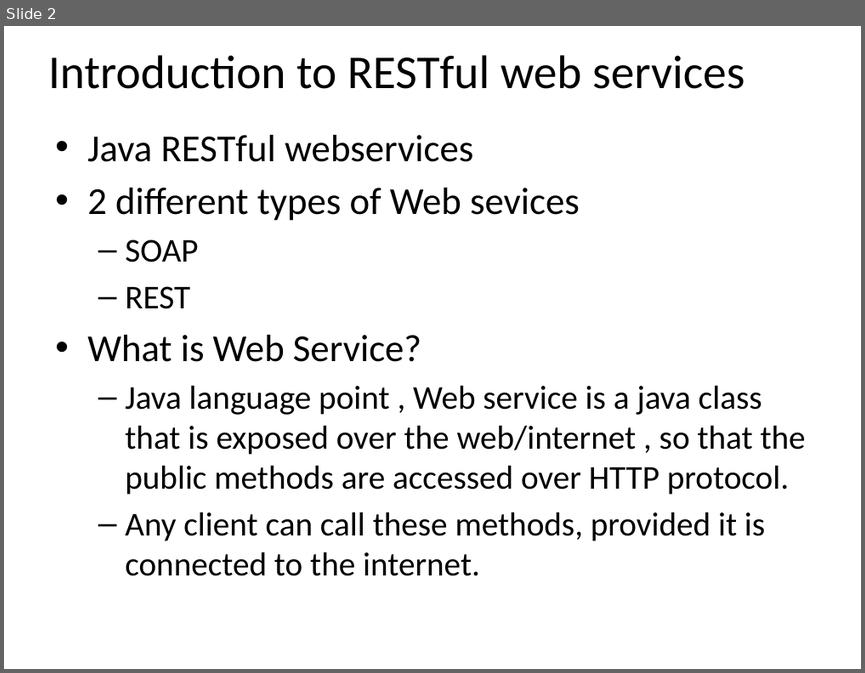
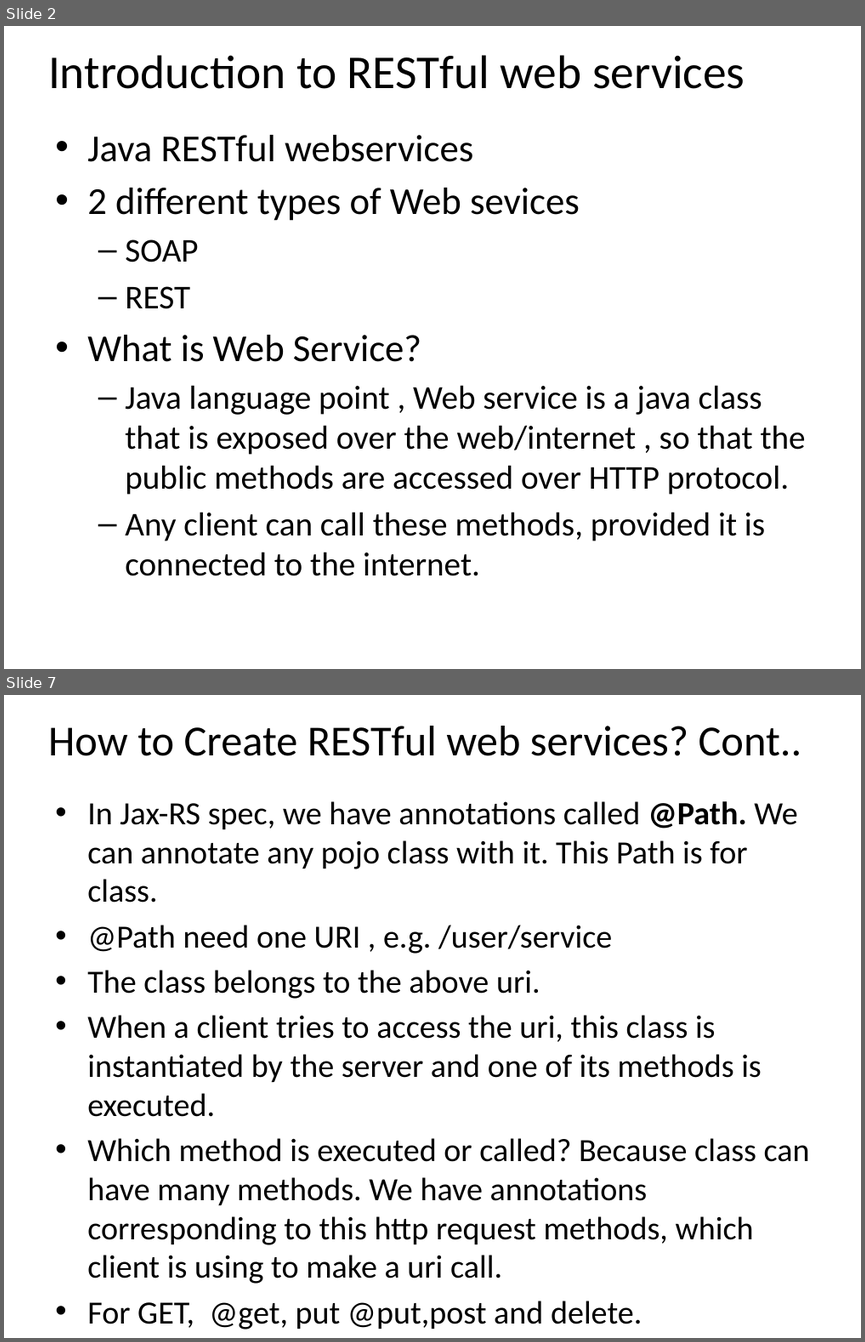
Before and after one commit to email2dorababu/SCALA_Reading, a slide deck: REST/REST_part1.pptx. Shown one above the other, each under a label of ours: slide 2 before the commit, slides 2 and 7 after it; the slides between them are not shown. The pictures are 865x673 and 865x1342 pixels, drawn with LibreOffice and Linux fonts; fonts in the diff are those of the drawing. Boxes give left, top, right and bottom in pixels: in the first picture for what was removed or moved away, otherwise in the second. Text is boxed around its words. In the diff, an @@ line names an element or a change of style, - is before the commit and + after.

```diff
--- a/REST/REST_part1.pptx
+++ b/REST/REST_part1.pptx
@@ slide 7 added at [4,695,861,1338], background #FFFFFF @@
@@ title added at [48,726,802,756], 36 pt, text #000000 @@
+How to Create RESTful web services? Cont..
@@ text added at [87,801,810,1329], 27.2 pt, text #000000 @@
+• In Jax-RS spec, we have annotations called @Path. We can annotate any pojo class with it. This Path is for class.
+• @Path need one URI , e.g. /user/service
+• The class belongs to the above uri.
+• When a client tries to access the uri, this class is instantiated by the server and one of its methods is executed.
+• Which method is executed or called? Because class can have many methods. We have annotations corresponding to this http request methods, which client is using to make a uri call.
+• For GET, @get, put @put,post and delete.
+• We annotate each method with these annotations.
```
Also in this commit, not shown: 3 slides changed, 5 other slides added, 34 other files.
